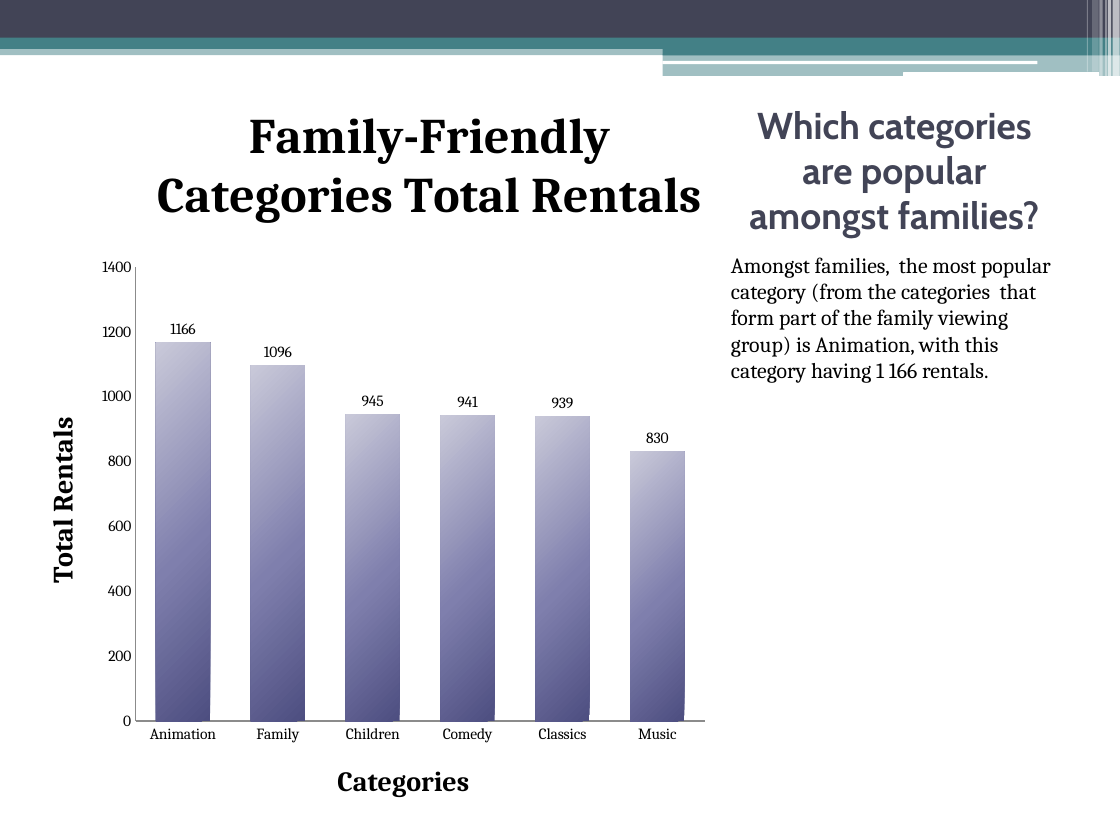
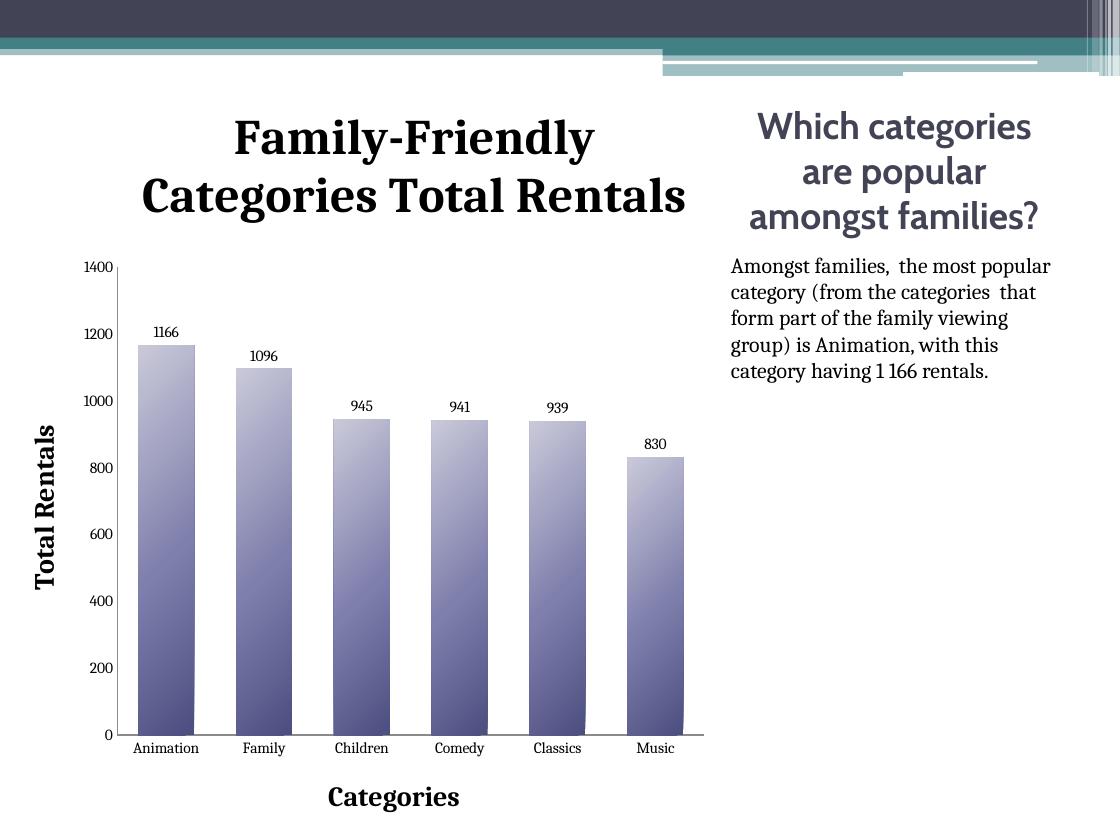
Before and after one commit to RaeezAhmedMoosa/udacity-p4ds-moviesDB, a slide deck: slide 1 of slideshow/movies-db-slideshow.pptx. Drawn at 1120x840 pixels with LibreOffice and Linux fonts; fonts in the diff are those of the drawing. Boxes give left, top, right and bottom in pixels: in the first picture for what was removed or moved away, otherwise in the second. Text is boxed around its words. In the diff, an @@ line names an element or a change of style, - is before the commit and + after.

```diff
--- a/slideshow/movies-db-slideshow.pptx
+++ b/slideshow/movies-db-slideshow.pptx
@@ column chart: place and size @@
-column chart at (19,95,719,825)
+column chart at (0,95,719,840)
```
Also in this commit, not shown: 1 other slide changed, 1 slide added.
